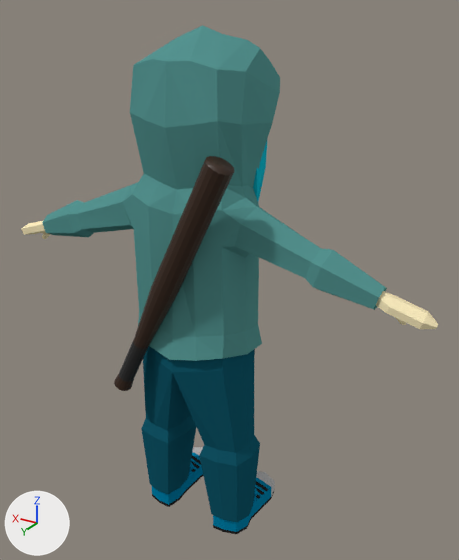
A saved change to the Blender file Characters/Character/Girl_Mint.blend.
One viewpoint serves both versions: a 50 mm lens placed at (-1.061, 1.632, 1.734), pointed at (-0.063, -0.032, 0.902). The lights are fixed; the arrows at lower left show +X, +Y and +Z.

Before the edit, the objects in view are built like this:
```python
me_cube_001 = bpy.data.meshes.new('Cube.001')
me_cube_001.from_pydata(...)  # 432 vertices, 397 faces; spans x -0.02..0.83, y -0.24..0.25, z -0.22..1.62
me_cube_001.materials.append(mat_skin)  # beige #ffefc1
me_cube_001.materials.append(mat_hair)  # cyan #11b6cc
me_cube_001.materials.append(mat_face)  # its picture is missing
me_cube_001.materials.append(mat_brows)  # cyan #00739b
me_cube_001.materials.append(mat_pants)
me_cube_001.materials.append(mat_hoodie)  # cyan #569491
me_cube_001.materials.append(mat_boots)
me_cube_001.materials.append(mat_boots_white)  # grey #bbbbbb
me_cube_001.materials.append(mat_boots_black)  # black #262626
me_cube_001.materials.append(mat_mask)
me_cylinder_004 = bpy.data.meshes.new('Cylinder.004')
me_cylinder_004.from_pydata(...)  # 112 vertices, 98 faces; spans x -1.5..1.5, y -1.5..1.5, z -8.2..25.6
# faces by material slot: [82, 16]
me_cylinder_004.materials.append(mat_material_004)  # brown #341e0c
me_cylinder_004.materials.append(mat_material_005)  # black #202020
ob_cube_001 = bpy.data.objects.new('Cube.001', me_cube_001)
ob_cube_001.location = (0.0, 0.0, 0.2)
ob_cube_001.scale = (0.916, 0.916, 0.916)
_m = ob_cube_001.modifiers.new('Mirror', 'MIRROR')
_m.use_clip = True
ob_cylinder = bpy.data.objects.new('Cylinder', me_cylinder_004)
ob_cylinder.location = (0.11, 0.227, 0.745)
ob_cylinder.rotation_euler = (0.0669, -0.472, -0.232)  # degrees (3.8, -27, -13)
ob_cylinder.scale = (0.027, 0.027, 0.027)
```
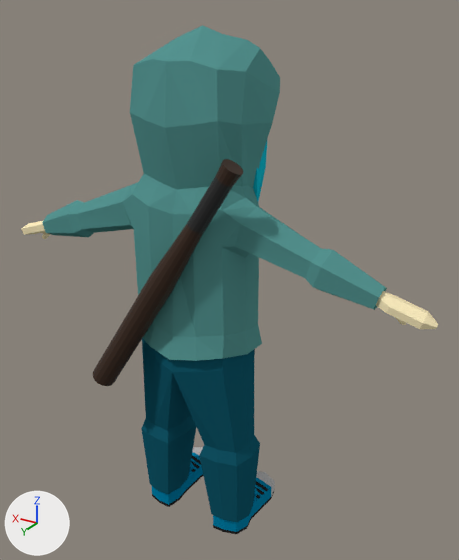
Changed parts and their boxes [x1, y1, x2, y2] in the pictures (459 x 560 px):
'Cylinder', moved, turned: before [114, 156, 235, 391]; after [93, 159, 243, 386]

What changed in the scene script:
```text
Change ob_cylinder:
    ob_cylinder.location: (0.11, 0.227, 0.745) -> (-0.105, 0.227, 1.163)
    ob_cylinder.rotation_euler: (0.0669, -0.472, -0.232) -> (3.232, 0.557, -2.898)  # degrees (3.8, -27, -13) -> degrees (185, 32, -166)
```
